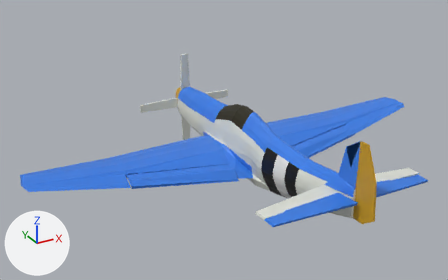
The COLLADA model plane.dae, before and after one commit.
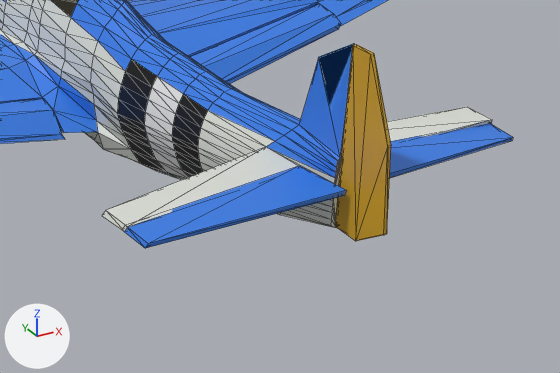
Old and new are each drawn whole from a 50 mm camera at (-12.72, -20.37, 10.94) aimed at (-1.1, 0.76, 0.38) and again close up on the part from 47% to 100% of the width and 44% to 100% of the height. Arrows for +X, +Y and +Z are at lower left; the lights stay in place. The close-ups show mesh edges as thin lines. Where no turn or scale is listed for an object, it has been applied to the vertices. Vertices at the same position are counted once.

In view in the first close-up: 'aileron_l', 'aileron_r', 'body', 'elevator_l', 'elevator_r', 'rudder'.
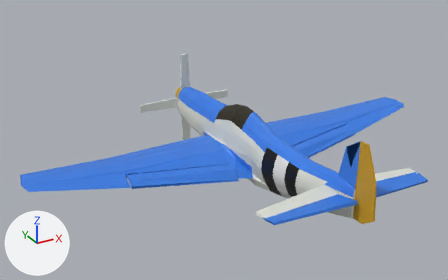
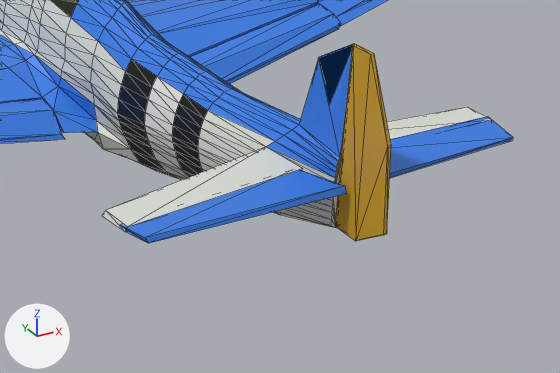
Location of each change, [x1, y1, x2, y2] in pixels of the close-ups (560 x 373 px; the box of a moved part takes in the faces that stretch with it):
'elevator_l', surface changed, turned, rescaled
    before: [124, 166, 347, 248]
    after: [120, 170, 346, 243]
part 1 of me_cylinder_004, moved or reshaped
    before: [390, 124, 512, 148]
    after: [390, 116, 512, 148]
part 2 of me_cylinder_002, moved or reshaped
    before: [124, 167, 296, 248]
    after: [120, 179, 272, 243]

Diff of the bpy script that builds the scene:
```diff
--- a/plane.dae.py
+++ b/plane.dae.py
@@ me_cylinder_004 @@
 me_cylinder_004.from_pydata(...)  # 8 vertices, 12 faces; spans x -1.54..1.54, y -0.05..0.05, z -0.07..0.07
 # used by ob_elevator_r; parent = ob_body; location = (-1.642, 0.781, 0.428); rotation_euler = (0.0, -0.0132, 0.0), in degrees (0, -0.8, 0); scale = (-1.0, 1.0, 1.0)
 # verts and faces of me_cylinder_004; kept vertices keep their numbers, new ones are numbered from 8
 # before: 2 (1.51, -0.04, -0.02), 3 (1.54, -0.04, -0.07), 6 (1.49, 0.03, -0.02) at pixel (513, 137), 7 (1.52, 0.03, -0.07) at pixel (512, 140)
+# me_cylinder_004 part 1
+delete_faces([(2, 7, 6), (2, 3, 7)])
+verts[2] = (1.52, -0.04, 0.03)  # moved, pixel (487, 116)
+verts[3] = (1.55, -0.05, -0.01)  # moved
+faces += [(2, 3, 6), (3, 7, 6)]
 me_cylinder_004.materials.append(mat_material_001)
@@ me_cylinder_002 @@
 me_cylinder_002.from_pydata(...)  # 8 vertices, 12 faces; spans x -1.54..1.54, y -0.05..0.05, z -0.07..0.07
 # used by ob_elevator_l; parent = ob_body; location = (1.642, 0.781, 0.428); rotation_euler = (0.0, -0.0132, 0.0), in degrees (0, -0.8, 0)
 # verts and faces of me_cylinder_002; kept vertices keep their numbers, new ones are numbered from 8
 # before: 2 (1.51, -0.04, -0.02) at pixel (125, 225), 3 (1.54, -0.04, -0.07) at pixel (121, 229), 6 (1.49, 0.03, -0.02) at pixel (148, 243), 7 (1.52, 0.03, -0.07) at pixel (145, 248)
-me_cylinder_002.materials.append(mat_material_000)  # blue #367de7
+# me_cylinder_002 part 2
+delete_faces([(2, 7, 6), (2, 3, 7)])
+verts[2] = (1.52, -0.04, 0.03)  # moved, pixel (122, 230)
+verts[3] = (1.55, -0.05, -0.01)  # moved, pixel (119, 224)
+faces += [(2, 3, 6), (3, 7, 6)]
+me_cylinder_002.materials.append(mat_material_001)  # blue #367de7
@@ ob_elevator_l @@
 ob_elevator_l.location = (1.642, 0.781, 0.428)
-ob_elevator_l.rotation_euler = (0.0, -0.0132, 0.0)  # degrees (0, -0.8, 0)
+ob_elevator_l.rotation_euler = (0.0, 0.0132, 0.0)  # degrees (0, 0.8, 0)
+ob_elevator_l.scale = (1.0, 1.0, -1.0)
```
